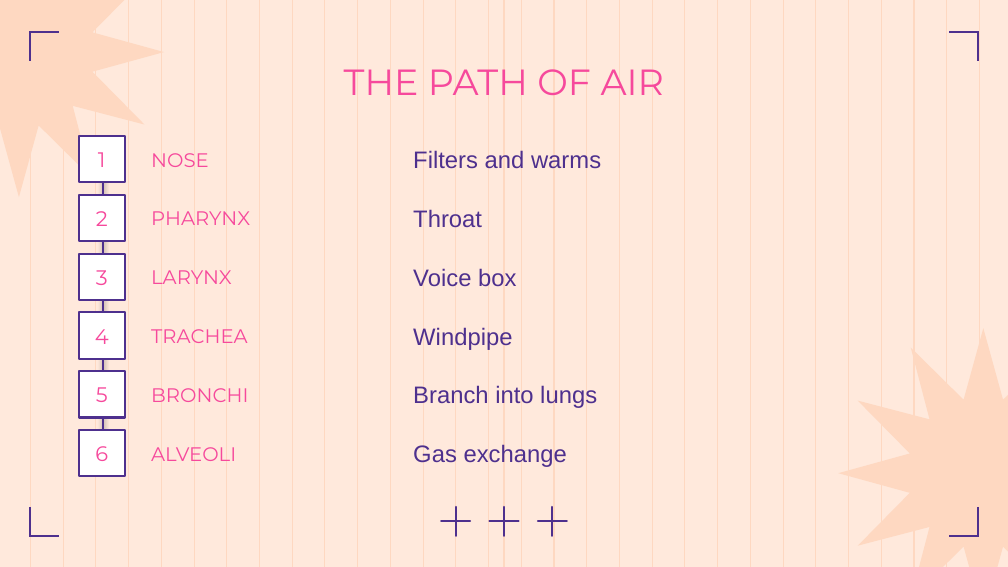
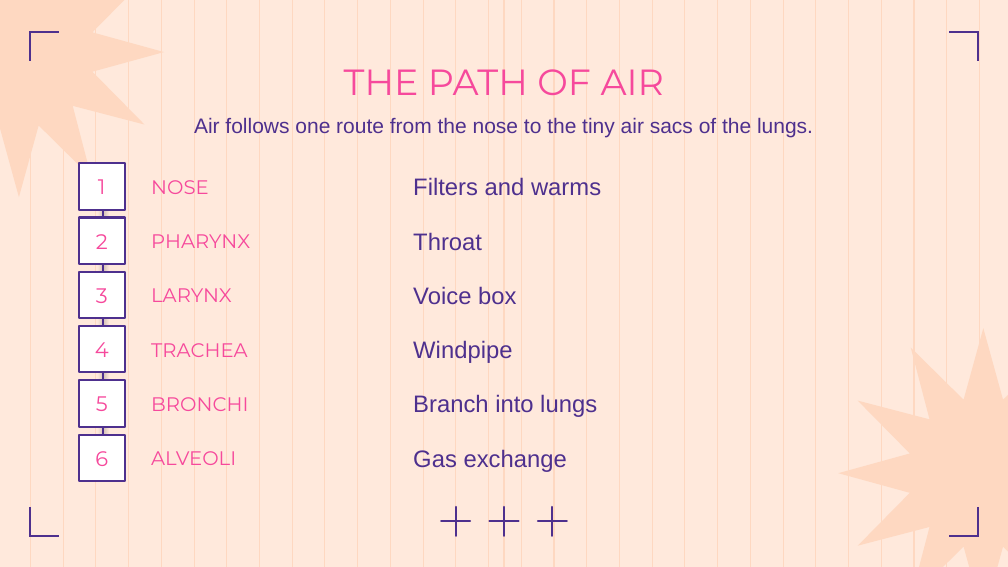
Before and after one commit to Ezkiel2004/Anthropotomy, a slide deck: slide 8 of docs/body-systems/respiratory-system.pptx (slide 7 before the commit). Drawn at 1008x567 pixels with LibreOffice and Linux fonts; fonts in the diff are those of the drawing. Boxes give left, top, right and bottom in pixels: in the first picture for what was removed or moved away, otherwise in the second. Text is boxed around its words. In the diff, an @@ line names an element or a change of style, - is before the commit and + after.

```diff
--- a/docs/body-systems/respiratory-system.pptx
+++ b/docs/body-systems/respiratory-system.pptx
@@ text added at bbox=[194, 117, 813, 138], 15 pt, text #4E308E @@
+Air follows one route from the nose to the tiny air sacs of the lungs.
@@ 4 texts, 2 rectangles: place and size @@
-4 texts, 2 rectangles at bbox=[79, 136, 601, 241]
+4 texts, 2 rectangles at bbox=[79, 163, 601, 264]
@@ line moved from (103, 158) - (103, 453) to (103, 185) - (103, 457) @@
@@ 2 texts, 1 rectangle: place and size @@
-2 texts, 1 rectangle at bbox=[79, 254, 516, 300]
+2 texts, 1 rectangle at bbox=[79, 272, 516, 319]
@@ 2 texts, 1 rectangle: place and size @@
-2 texts, 1 rectangle at bbox=[79, 312, 512, 359]
+2 texts, 1 rectangle at bbox=[79, 326, 512, 372]
@@ 2 texts, 1 rectangle: place and size @@
-2 texts, 1 rectangle at bbox=[79, 371, 597, 417]
+2 texts, 1 rectangle at bbox=[79, 380, 597, 426]
@@ 2 texts, 1 rectangle: place and size @@
-2 texts, 1 rectangle at bbox=[79, 430, 567, 477]
+2 texts, 1 rectangle at bbox=[79, 434, 567, 481]
```
Also in this commit, not shown: 5 other slides changed, 1 slide added, 10 other files.
